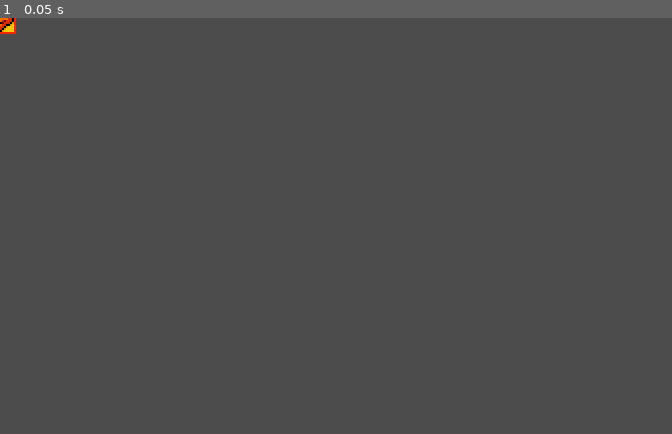
Above: before the commit, frame 1.
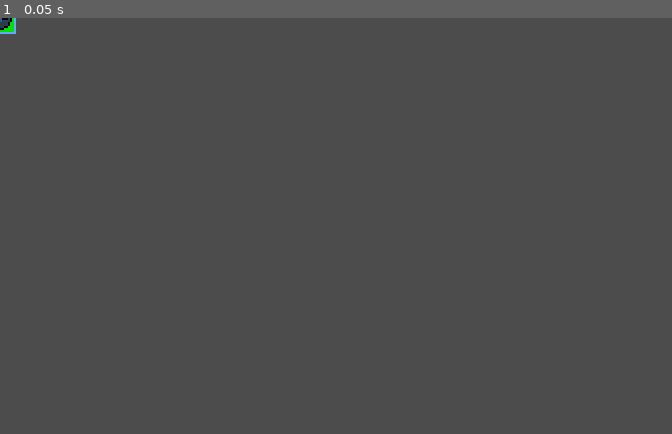
Above: after the commit, the same moment.

Repository: HDG-Gabriel/Super-Bomberman
Game: Godot game, scene res://Scenes/Item.tscn
Two runs of this game, one before a commit and one after it. Both use one fixed random seed, a clock stepped at 60 frames per second and the inputs below. This scene is started directly instead of the project's main scene. Sound files missing from this copy of the repository are replaced by a short silence.
Inputs:
- Up to frame 1 (0.05 s): no input

The runs differ from the first frame. In frame 1, less than 0.1% of the frame differs, in the area x 0-3%, y 0-4%.

Commit message:
Fixed bug in visible of the explosion

Diff:
--- a/Scenes/Explosion.tscn
+++ b/Scenes/Explosion.tscn
@@ -89,6 +89,10 @@
 
 [node name="SoundExplosion" type="AudioStreamPlayer" parent="."]
 stream = ExtResource( 1 )
+
+[node name="Timer" type="Timer" parent="."]
+wait_time = 0.1
 [connection signal="body_entered" from="Center" to="." method="_on_Center_body_entered"]
 [connection signal="animation_finished" from="Center/AnimatedSprite" to="." method="_on_AnimatedSprite_animation_finished"]
 [connection signal="body_entered" from="Stub" to="." method="_on_Stub_body_entered"]
+[connection signal="timeout" from="Timer" to="." method="_on_Timer_timeout"]
--- a/Scenes/Item.tscn
+++ b/Scenes/Item.tscn
@@ -18,14 +18,14 @@
 "name": "Bomb",
 "speed": 2.0
 }, {
+"frames": [ ExtResource( 7 ), ExtResource( 1 ) ],
+"loop": true,
+"name": "Speed",
+"speed": 2.0
+}, {
 "frames": [ ExtResource( 6 ), ExtResource( 2 ) ],
 "loop": true,
 "name": "Life",
-"speed": 2.0
-}, {
-"frames": [ ExtResource( 7 ), ExtResource( 1 ) ],
-"loop": true,
-"name": "Speed",
 "speed": 2.0
 }, {
 "frames": [ ExtResource( 8 ), ExtResource( 3 ) ],
--- a/Scenes/White_Player.tscn
+++ b/Scenes/White_Player.tscn
@@ -86,7 +86,7 @@
 
 [node name="AnimatedSprite" type="AnimatedSprite" parent="."]
 frames = SubResource( 1 )
-animation = "Death"
+animation = "Down"
 frame = 1
 
 [node name="CollisionShape2D" type="CollisionShape2D" parent="."]
--- a/Scripts/Bomberman_White.gd
+++ b/Scripts/Bomberman_White.gd
@@ -109,9 +109,13 @@
 func be_invecible():
 	is_can_take_damage = false
 	$Invecible.start()
+	modulate = "332c2c"
+
 
 func show_life():
 	print("Vidas(s):" + str(life))
+	print("Total de bombas: " + str(totally_bombs))
+	print("Velocidade: " + str(velocity))
 
 func _on_AnimatedSprite_animation_finished():
 	if $AnimatedSprite.animation == "Death":
--- a/Scripts/Explosion.gd
+++ b/Scripts/Explosion.gd
@@ -7,6 +7,7 @@
 	# Por padrão a explosão inicia oculta, para que quando
 	# parte coloidir com outras coisas, a chama seja destruída
 	hide()
+	$Timer.start()
 
 
 # Called every frame. 'delta' is the elapsed time since the previous frame.
@@ -63,3 +64,9 @@
 # Quando a animação de explosão terminar ela será destruida
 func _on_AnimatedSprite_animation_finished():
 	queue_free()
+
+
+# Torna vísivel a explosão, se não colidir com nada
+func _on_Timer_timeout():
+	if visible == false:
+		show()
--- a/Scripts/Item.gd
+++ b/Scripts/Item.gd
@@ -8,7 +8,7 @@
 
 func choose_animation():
 	var anim = ["Life", "Power", "Speed", "Bomb"]
-	$AnimatedSprite.play(anim[0])
+	$AnimatedSprite.play(anim[randi()%4])
 
 
 # Called every frame. 'delta' is the elapsed time since the previous frame.
@@ -32,7 +32,7 @@
 
 # Aumenta a velocidade do jogador
 func buffer_speed(body: Player):
-	body.velocity += 20
+	body.velocity += 15
 
 # Adiciona uma vida ao jogador
 func earn_life(body: Player):
